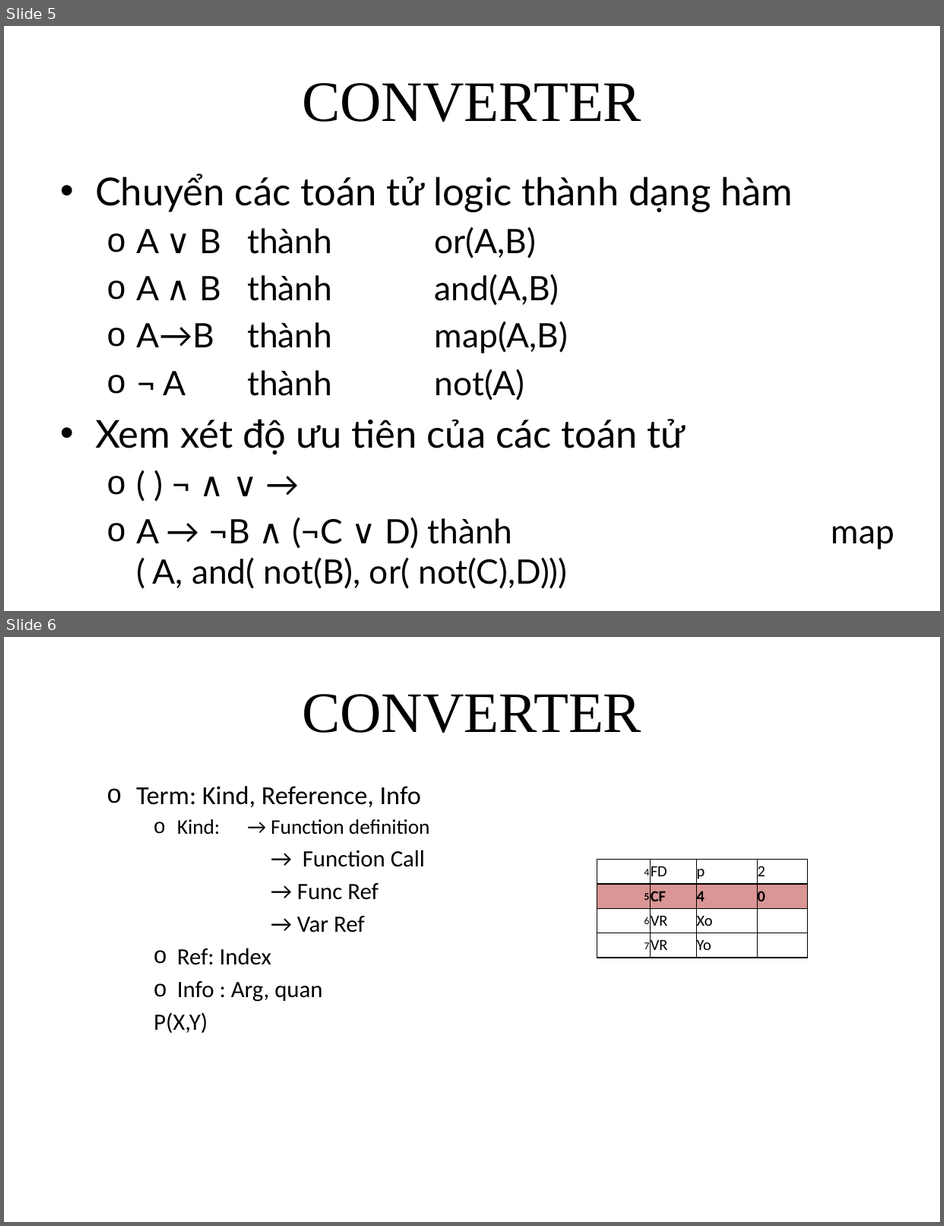
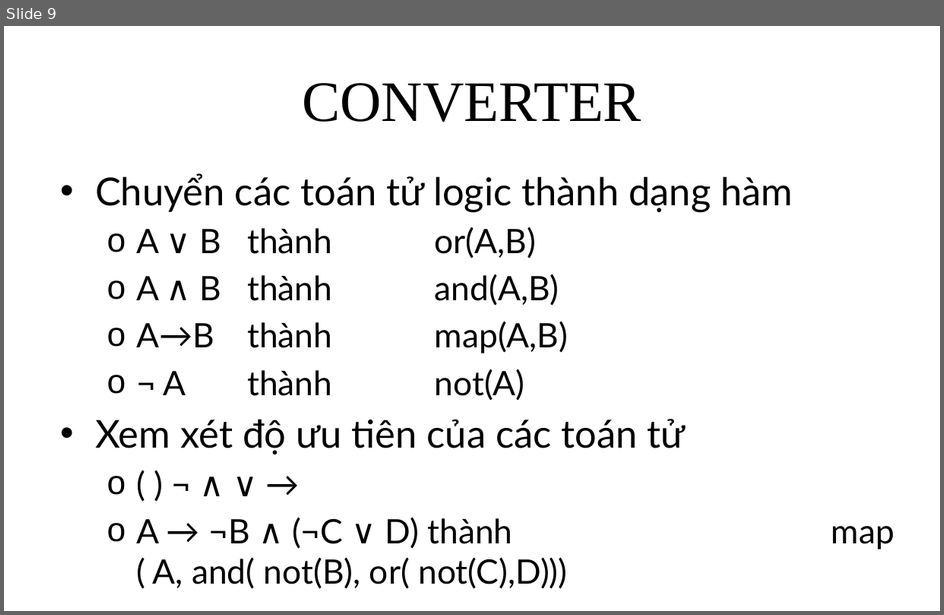
Before and after one commit to giang-rocker/logic, a slide deck: Report/SUY LUẬN TỰ NHIÊN.pptx. Shown one above the other, each under a label of ours: slides 5 and 6 before the commit, slide 9 after it. The pictures are 944x1226 and 944x615 pixels, drawn with LibreOffice and Linux fonts; fonts in the diff are those of the drawing. Boxes give left, top, right and bottom in pixels: in the first picture for what was removed or moved away, otherwise in the second. Text is boxed around its words. In the diff, an @@ line names an element or a change of style, - is before the commit and + after.

```diff
--- a/Report/SUY LUẬN TỰ NHIÊN.pptx
+++ b/Report/SUY LUẬN TỰ NHIÊN.pptx
@@ slide 6 removed at box(4, 637, 940, 1222), background #FFFFFF @@
@@ title removed at box(302, 694, 642, 733) @@
-CONVERTER
@@ text removed at box(136, 786, 430, 1033) @@
-  o Term: Kind, Reference, Info
-    o Kind: → Function definition
-    → Function Call
-    → Func Ref
-    → Var Ref
-    o Ref: Index
-    o Info : Arg, quan
-    P(X,Y)
@@ table removed at box(597, 860, 807, 958), 4 rows, 4 columns @@
-4 | FD | p | 2
-5 | CF | 4 | 0
-6 | VR | Xo | 
-7 | VR | Yo | 
@@ what was slide 5 is now slide 9 @@
```
Also in this commit, not shown: 3 slides changed, 6 slides added.
